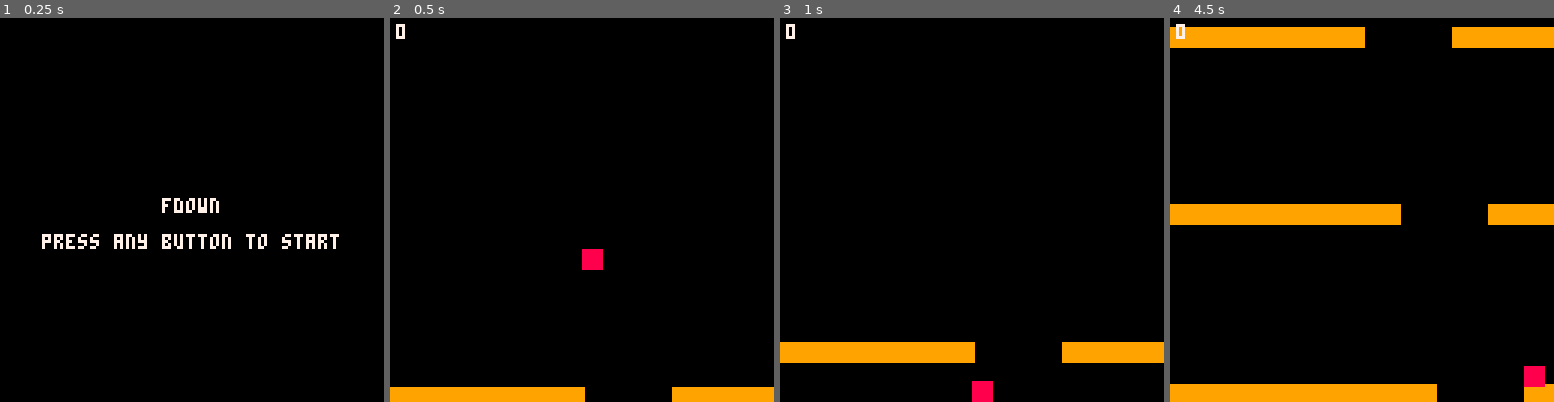
Above: before the commit, frames 1-4 (left to right).
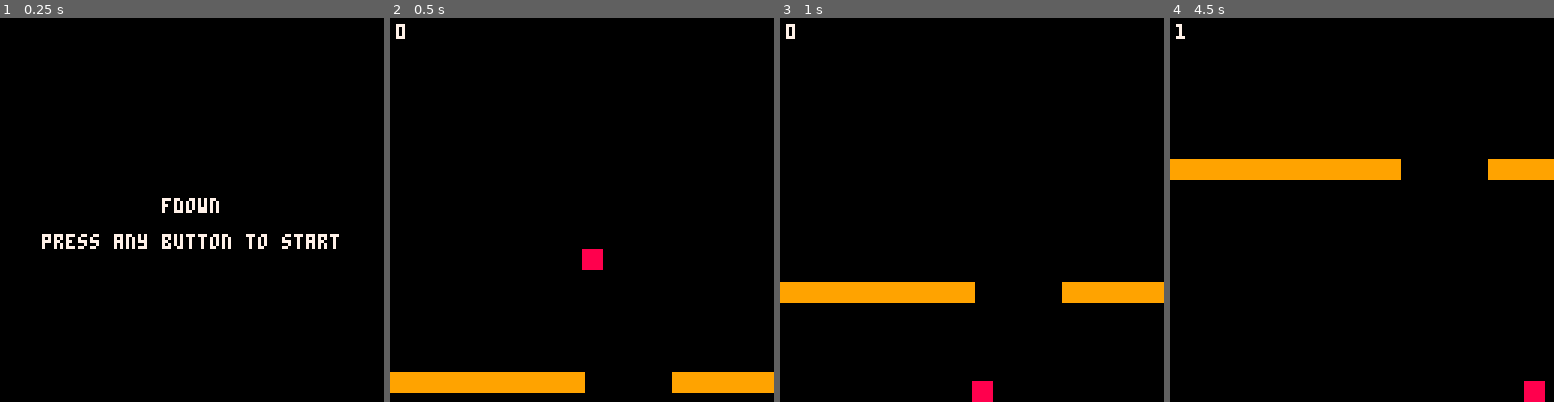
Above: after the commit, the same moments.

Repository: nicolashahn/fdown
Game: PICO-8 cartridge fdown.p8
The game is run twice, just before and just after one commit, with the same random seed, the same clock (stepped at 60 frames per second) and the same inputs.
Inputs:
- Up to frame 1 (0.25 s): no input
- Up to frame 2 (0.5 s): tap X (X key) at 0.33 s
- Up to frame 3 (1 s): tap O (Z key) at 0.7 s
- Up to frame 4 (4.5 s): tap X (X key) at 1.07, 1.85, 2.97, 4.08 s; hold Right 1.6-2.1 s; tap O (Z key) every 0.4 s from 1.7 to 4.1 s; hold Up 2.15-2.42 s; hold Right 2.47-3.03 s; hold Left 3.08-3.58 s; hold Down 3.63-3.97 s; hold Right from 4.02 s (still down)

Frame 1 is identical in both runs. In frame 2, 4.8% of the frame differs, in the area x 0-100%, y 92-100%; in frame 3, 8.5%; in frame 4, 16%, in the area x 0-100%, y 1-100%.

Commit message:
increasing speed/difficulty

Diff:
--- a/fdown.p8
+++ b/fdown.p8
@@ -15,26 +15,36 @@
 --how fast player falls
 fall_spd=2
 
+--how often to increase level
+level_frames=512
+
 function _init()
 
   mode="title"
   score=0
+  frame_ct=0
+  level=1
 
   --top left corner of player sprite
   p_x=screen_w/2
   p_y=screen_w/2-p_w-1
 
-  --how fast platforms rise
-  plat_spd=0.5
   --for keeping track of when to generate new platforms
   plat_frame_ctr=0
-  plat_frame_max=120
 
   --gap between platforms on a level
   gap_w=30
 
   platforms={}
   add_floor()
+end
+
+function plat_spd()
+  return 0.5+((level-1)*0.125)
+end
+
+function plat_frame_max()
+  return flr(screen_w/(level*0.75))
 end
 
 --returns platform's y coord if player has hit a platform else false
@@ -86,7 +96,7 @@
 
 function update_platforms()
   plat_frame_ctr+=1
-  if plat_frame_ctr==plat_frame_max then
+  if plat_frame_ctr%plat_frame_max()==0 then
     plat_frame_ctr=0
     add_floor()
   end
@@ -96,10 +106,16 @@
       del(platforms,p)
       floor_del=true
     end
-    p.y-=plat_spd
+    p.y-=0.5+plat_spd()
   end
   if floor_del then
     score += 1
+  end
+end
+
+function check_level_up()
+  if frame_ct%level_frames==0 then
+    level+=1
   end
 end
 
@@ -118,8 +134,10 @@
     end
   end
   if mode=="play" then
+    frame_ct+=1
     update_platforms()
     update_player()
+    check_level_up()
     check_gameover()
   end
   if mode=="gameover" then
